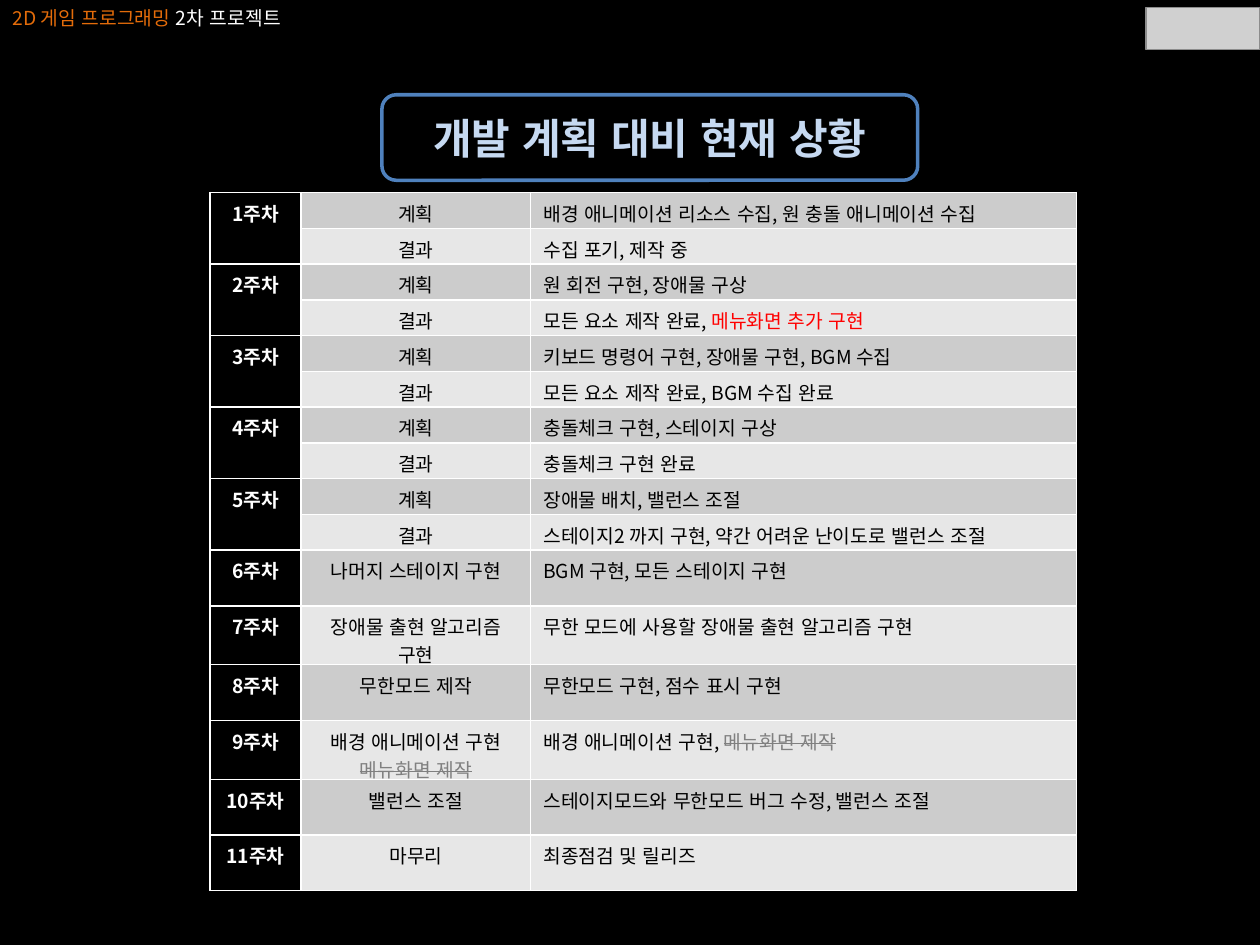
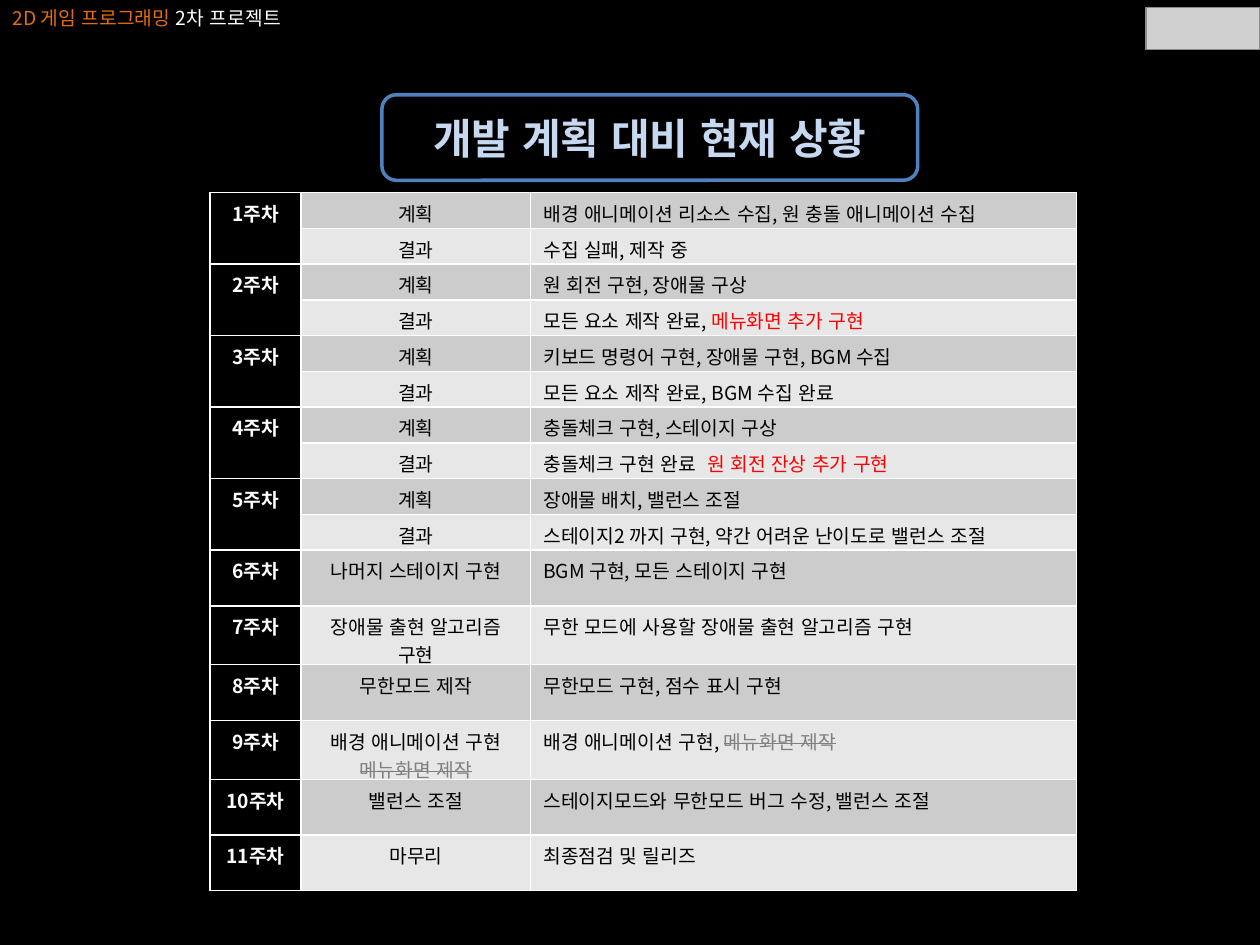
Before and after one commit to DongGyu96/2DGP, a slide deck: slide 4 of PPT/2DGP_Presentation_2_2015180030_LeeDongGyu.pptx. Drawn at 1260x945 pixels with LibreOffice and Linux fonts; fonts in the diff are those of the drawing; grey boxes stand for pictures. Boxes give left, top, right and bottom in pixels: in the first picture for what was removed or moved away, otherwise in the second. Text is boxed around its words. In the diff, an @@ line names an element or a change of style, - is before the commit and + after.

```diff
--- a/PPT/2DGP_Presentation_2_2015180030_LeeDongGyu.pptx
+++ b/PPT/2DGP_Presentation_2_2015180030_LeeDongGyu.pptx
@@ table at box(210, 193, 1076, 890) @@
-row 2, column 3: 수집 포기, 제작 중
+row 2, column 3: 수집 실패, 제작 중
-row 8, column 3: 충돌체크 구현 완료
+row 8, column 3: 충돌체크 구현 완료 원 회전 잔상 추가 구현
```
Also in this commit, not shown: 1 other slide changed, 2 other files.
